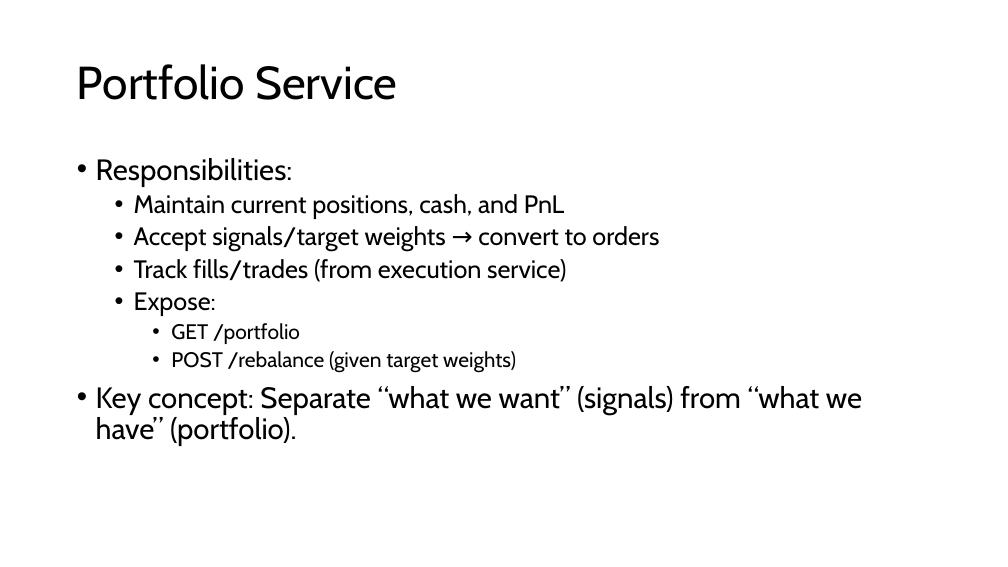
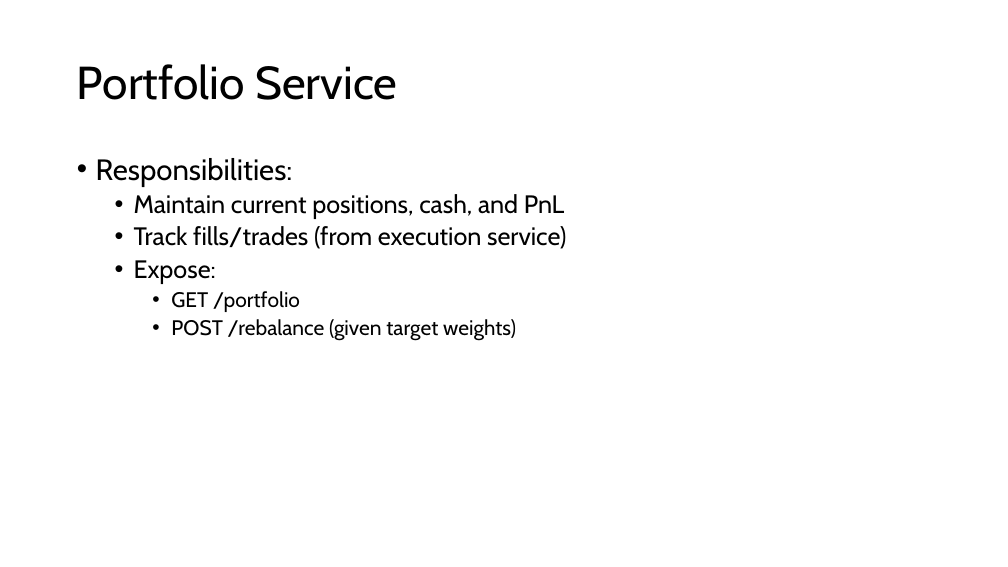
Before and after one commit to stevenOden/quant_management_platform, a slide deck: slide 10 of 00_system_architecture/quant_management_platform_architecture.pptx (slide 7 before the commit). Drawn at 1008x567 pixels with LibreOffice and Linux fonts; fonts in the diff are those of the drawing. Boxes give left, top, right and bottom in pixels: in the first picture for what was removed or moved away, otherwise in the second. Text is boxed around its words. In the diff, an @@ line names an element or a change of style, - is before the commit and + after.

Commit message:
Add market data streaming service

```diff
--- a/00_system_architecture/quant_management_platform_architecture.pptx
+++ b/00_system_architecture/quant_management_platform_architecture.pptx
@@ text at [134, 226, 659, 252]: paragraph removed @@
-  • Accept signals/target weights → convert to orders
@@ text at [96, 386, 862, 446]: paragraph removed @@
-• Key concept: Separate “what we want” (signals) from “what we have” (portfolio).
```
Also in this commit, not shown: 7 other slides changed, 3 slides added, 43 other files.
